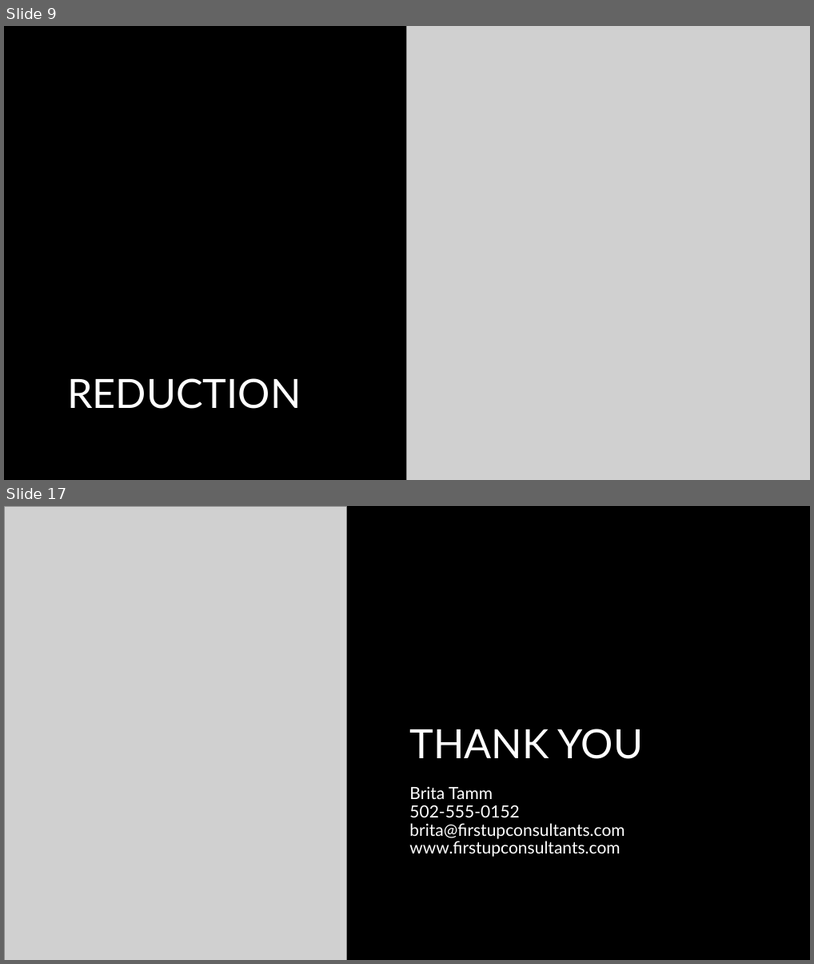
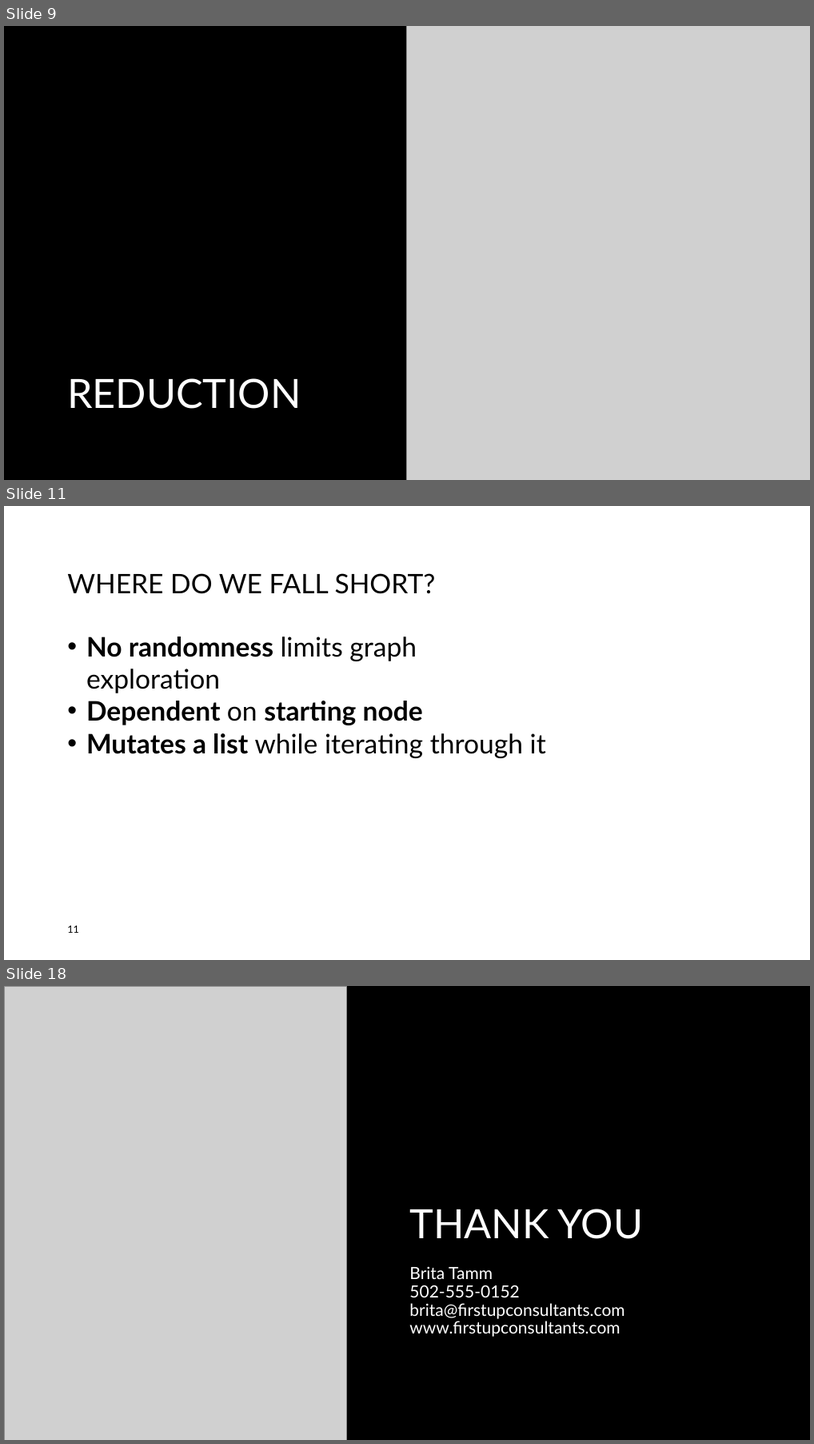
Before and after one commit to PictureOfGray/CS412-Team-NAME, a slide deck: presentations/TeamNAMETSP.pptx. Shown one above the other, each under a label of ours: slides 9 and 17 before the commit, slides 9, 11 and 18 after it; the slides between them are not shown. The pictures are 814x964 and 814x1444 pixels, drawn with LibreOffice and Linux fonts; fonts in the diff are those of the drawing; grey boxes stand for pictures; background and template pictures are left out. Boxes give left, top, right and bottom in pixels: in the first picture for what was removed or moved away, otherwise in the second. Text is boxed around its words. In the diff, an @@ line names an element or a change of style, - is before the commit and + after.

```diff
--- a/presentations/TeamNAMETSP.pptx
+++ b/presentations/TeamNAMETSP.pptx
@@ slide 11 added at [4, 506, 810, 960], background #FFFFFF @@
@@ title added at [67, 573, 436, 594], 32 pt, text #000000 @@
+WHERE DO WE FALL SHORT?
@@ text added at [86, 636, 546, 758], 32 pt, text #000000 @@
+• No randomness limits graph exploration
+• Dependent on starting node
+• Mutates a list while iterating through it
@@ page number added at [67, 925, 79, 932], 12 pt, text #000000 @@
+11
@@ what was slide 17 is now slide 18 @@
```
Also in this commit, not shown: 3 slides changed, 7 other slides added, 7 slides removed, 2 other files.
